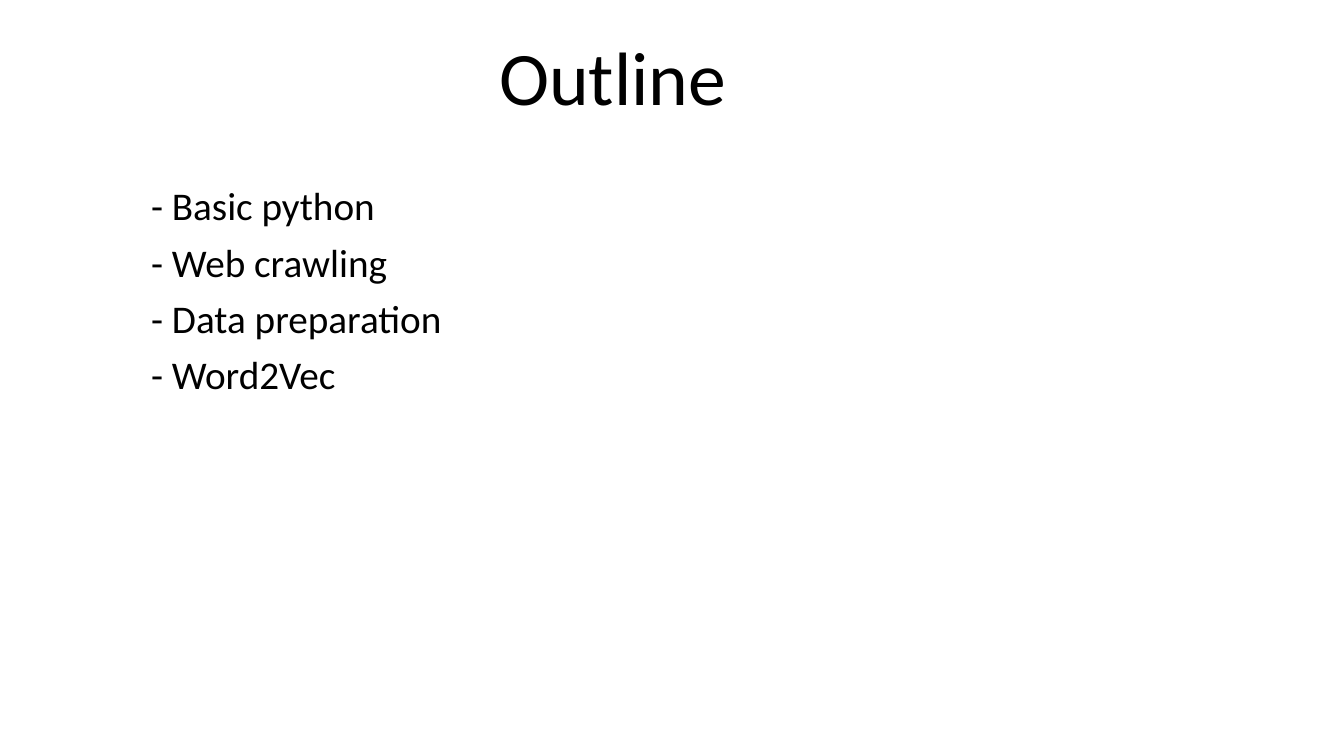
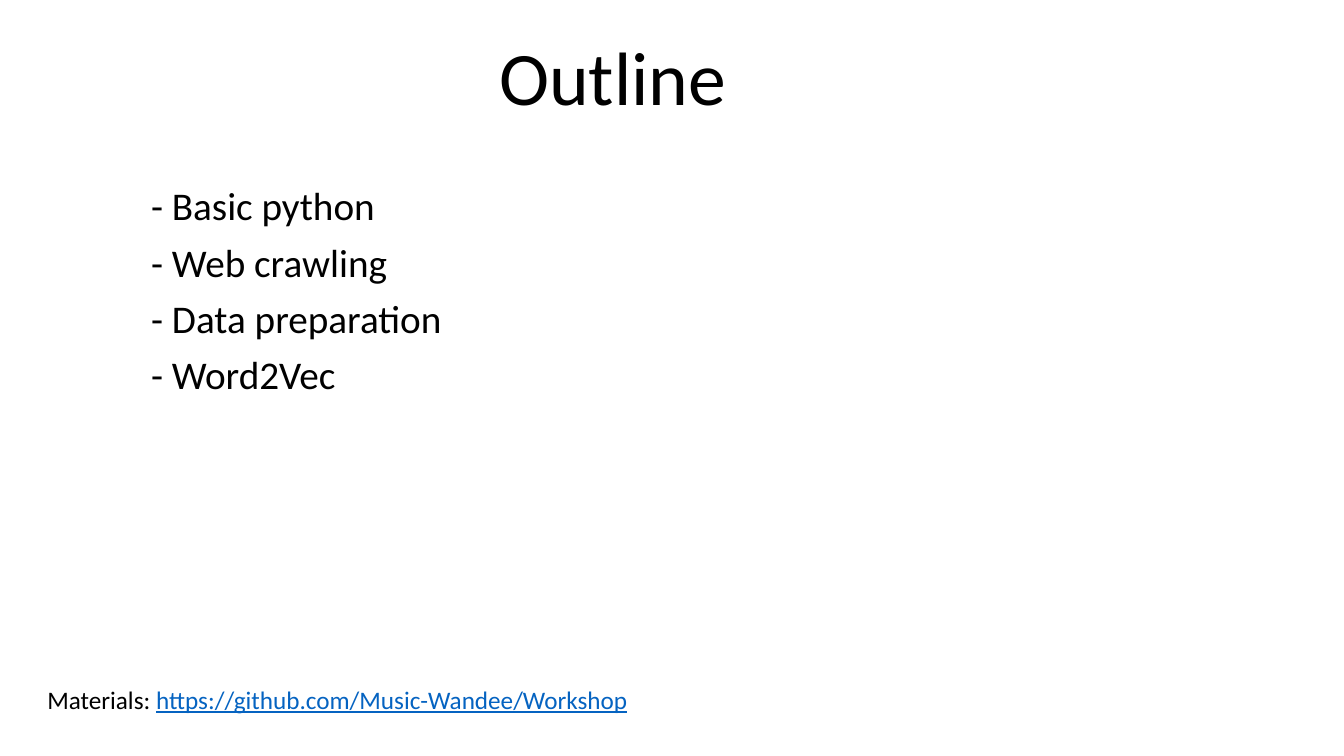
Before and after one commit to Music-Wandee/Workshop, a slide deck: slide 2 of workshop.pptx. Drawn at 1344x756 pixels with LibreOffice and Linux fonts; fonts in the diff are those of the drawing. Boxes give left, top, right and bottom in pixels: in the first picture for what was removed or moved away, otherwise in the second. Text is boxed around its words. In the diff, an @@ line names an element or a change of style, - is before the commit and + after.

```diff
--- a/workshop.pptx
+++ b/workshop.pptx
@@ text added at <box>47,691,627,714</box>, 18 pt, text #0563C1, underline @@
+Materials: https://github.com/Music-Wandee/Workshop
```
Also in this commit, not shown: 3 other slides changed, 11 other files.
